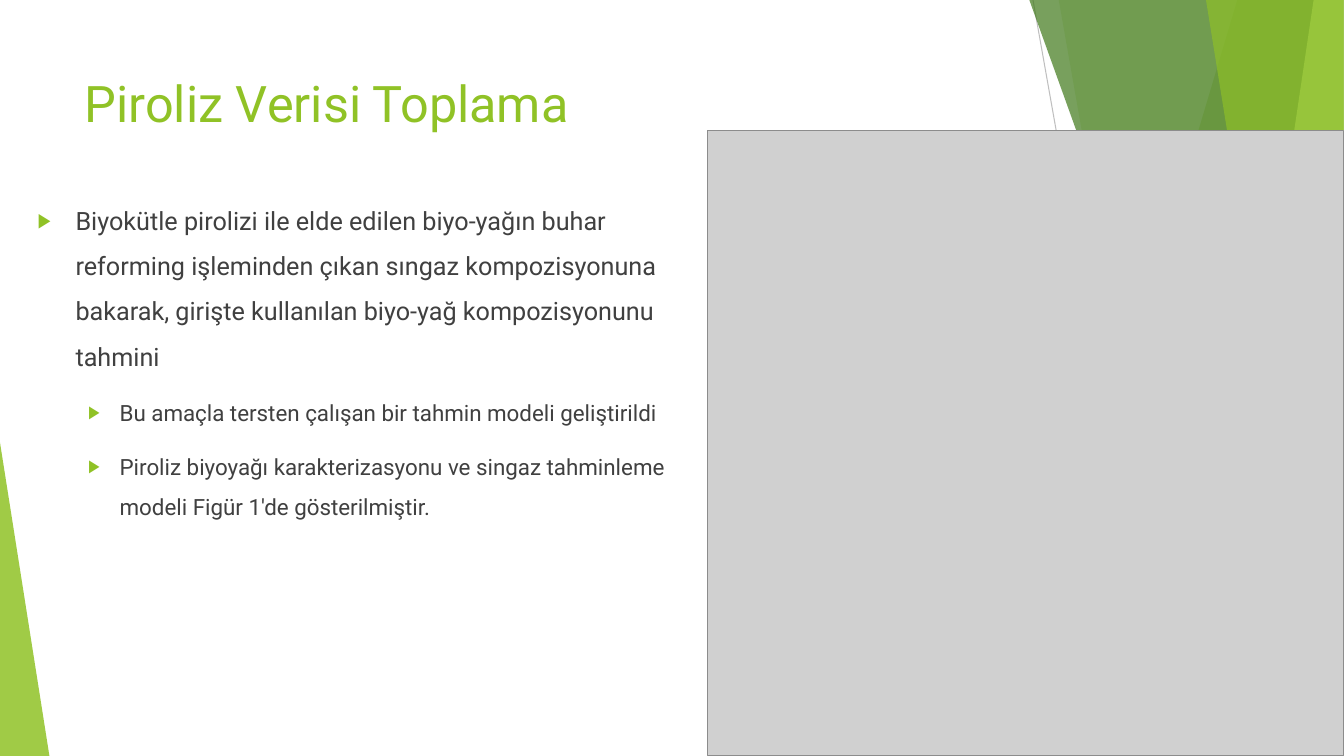
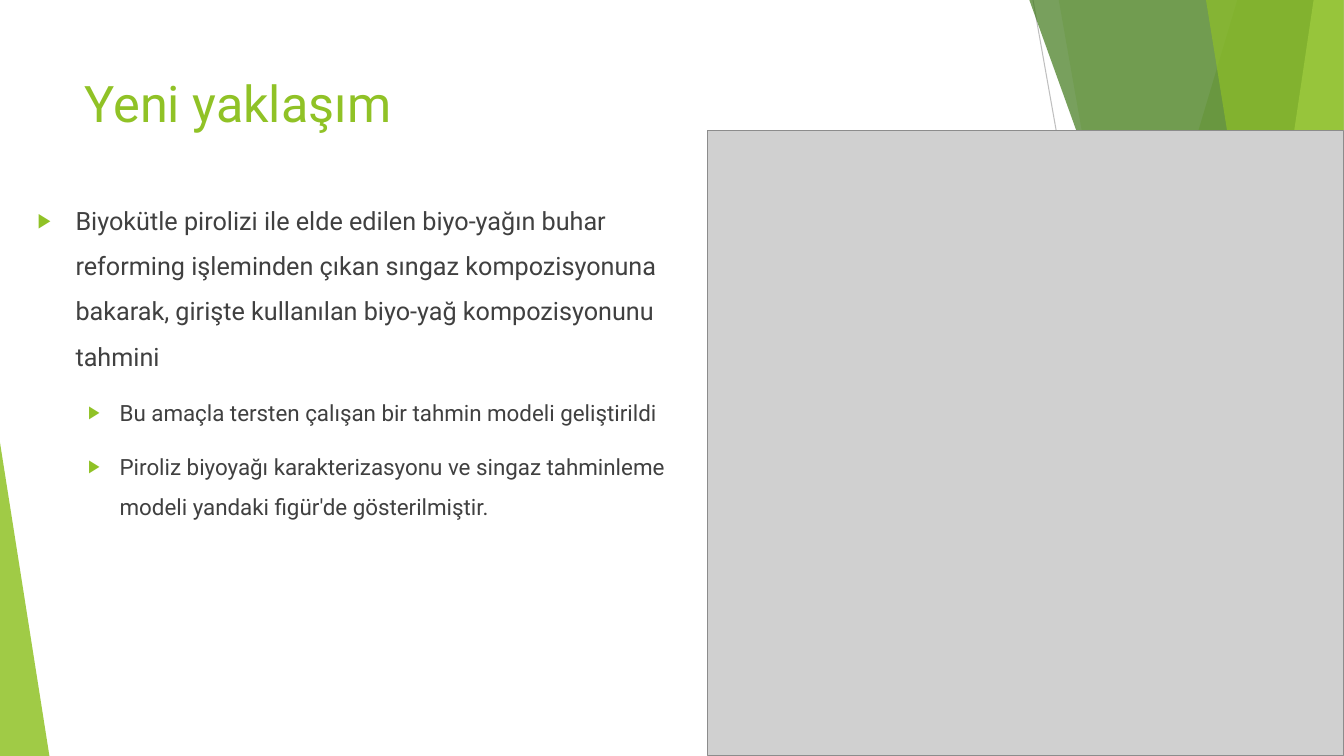
Before and after one commit to orhunuz-ftell/-biyokomurlestirme, a slide deck: slide 11 of tik4_sunum.pptx (slide 12 before the commit). Drawn at 1344x756 pixels with LibreOffice and Linux fonts; fonts in the diff are those of the drawing; grey boxes stand for pictures. Boxes give left, top, right and bottom in pixels: in the first picture for what was removed or moved away, otherwise in the second. Text is boxed around its words. In the diff, an @@ line names an element or a change of style, - is before the commit and + after.

```diff
--- a/tik4_sunum.pptx
+++ b/tik4_sunum.pptx
@@ title at [85, 84, 392, 133]: text changed @@
-Piroliz Verisi Toplama
+Yeni yaklaşım
@@ text at [120, 458, 665, 520]: text changed @@
-  ▶ Piroliz biyoyağı karakterizasyonu ve singaz tahminleme modeli Figür 1'de gösterilmiştir.
+  ▶ Piroliz biyoyağı karakterizasyonu ve singaz tahminleme modeli yandaki figür'de gösterilmiştir.
```
Also in this commit, not shown: 9 other slides changed, 20 slides added, 15 slides removed, 3 other files.
